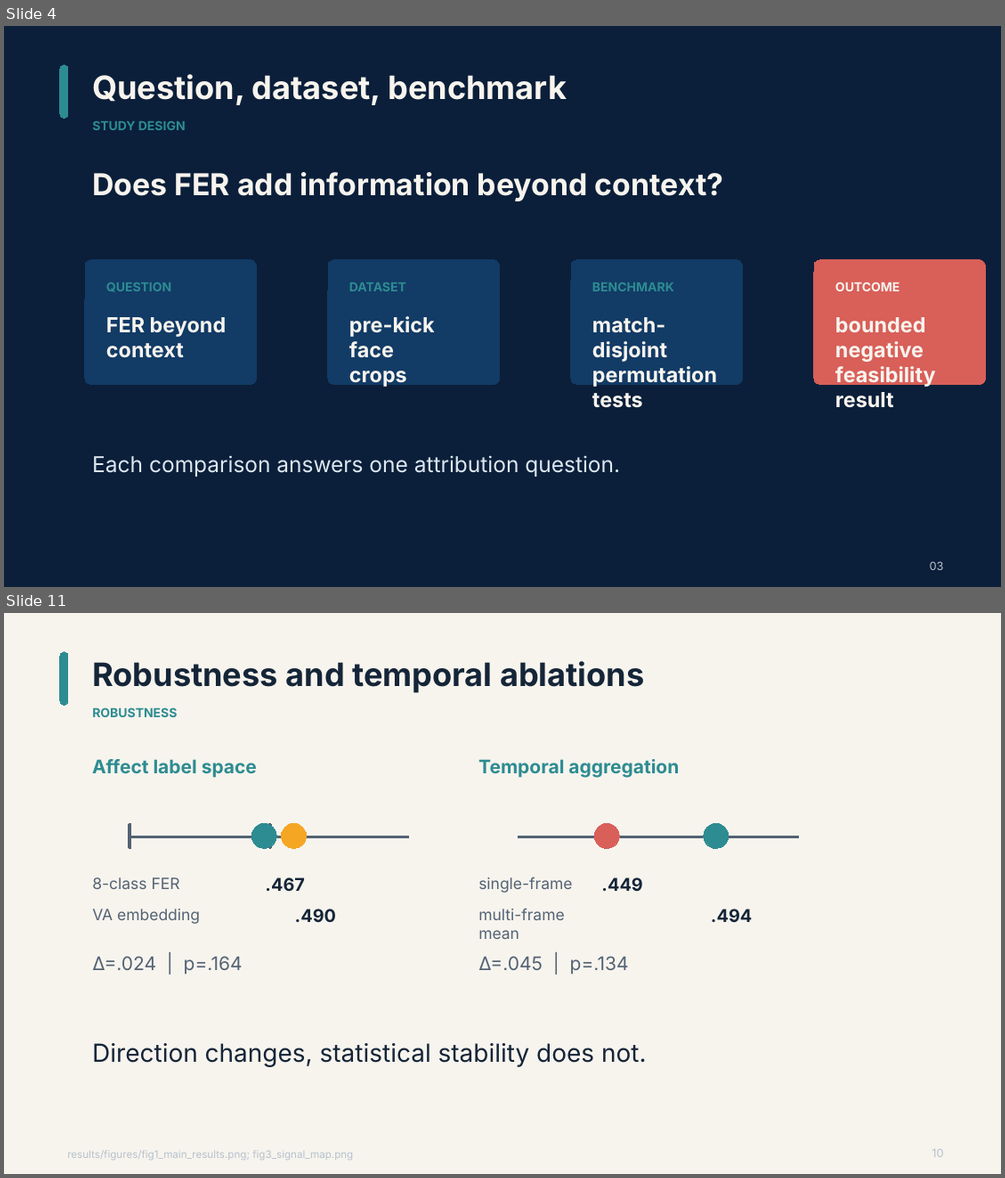
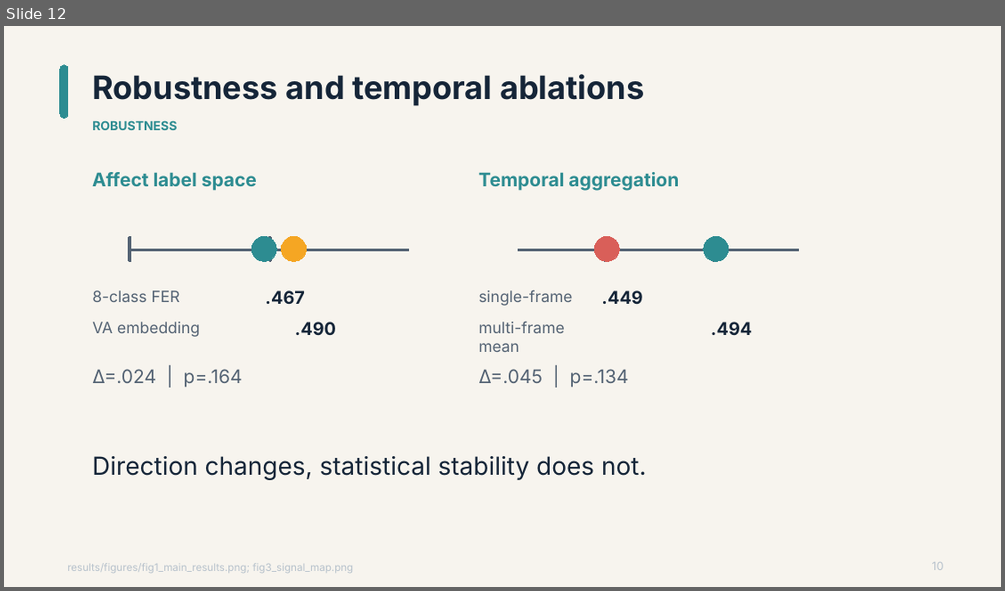
Before and after one commit to Grass456/Penalty-shoot-and-Expression, a slide deck: video/deliverables/Penalty_Shootout_and_Facial_Expression.pptx. Shown one above the other, each under a label of ours: slides 4 and 11 before the commit, slide 12 after it; the slides between them are not shown. The pictures are 1005x1178 and 1005x591 pixels, drawn with LibreOffice and Linux fonts; fonts in the diff are those of the drawing. Boxes give left, top, right and bottom in pixels: in the first picture for what was removed or moved away, otherwise in the second. Text is boxed around its words. In the diff, an @@ line names an element or a change of style, - is before the commit and + after.

```diff
--- a/video/deliverables/Penalty_Shootout_and_Facial_Expression.pptx
+++ b/video/deliverables/Penalty_Shootout_and_Facial_Expression.pptx
@@ slide 4 removed at [4, 26, 1001, 587], background #0B1F3A @@
@@ rounded rectangle removed at [60, 65, 67, 118] @@
@@ text removed at [92, 74, 566, 105] @@
-Question, dataset, benchmark
@@ text removed at [92, 121, 186, 130] @@
-STUDY DESIGN
@@ text removed at [92, 172, 724, 201] @@
-Does FER add information beyond context?
@@ rounded rectangle removed at [85, 259, 256, 384] @@
@@ rounded rectangle removed at [328, 259, 499, 384] @@
@@ rounded rectangle removed at [571, 259, 742, 384] @@
@@ rounded rectangle removed at [814, 259, 985, 384] @@
@@ text removed at [106, 282, 171, 292] @@
-QUESTION
@@ text removed at [349, 282, 406, 291] @@
-DATASET
@@ text removed at [592, 282, 674, 291] @@
-BENCHMARK
@@ text removed at [835, 282, 900, 291] @@
-OUTCOME
@@ text removed at [106, 317, 226, 358] @@
-FER beyond
-context
@@ text removed at [349, 316, 435, 387] @@
-pre-kick face
-crops
@@ text removed at [592, 317, 717, 408] @@
-match-disjoint
-permutation tests
@@ text removed at [835, 317, 936, 408] @@
-bounded negative
-feasibility result
@@ text removed at [92, 455, 620, 476] @@
-Each comparison answers one attribution question.
@@ text removed at [930, 561, 944, 570] @@
-03
@@ what was slide 11 is now slide 12 @@
```
Also in this commit, not shown: 5 slides changed, 6 slides added, 4 other slides removed, 18 other files.
